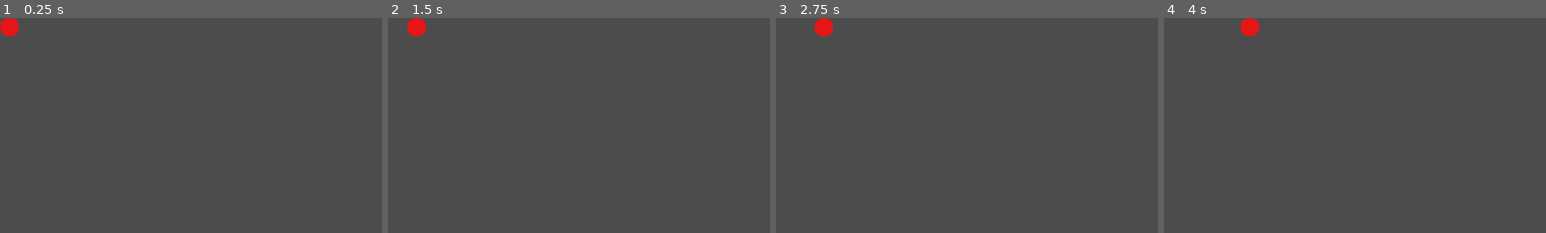
Above: before the commit, frames 1-4 (left to right).
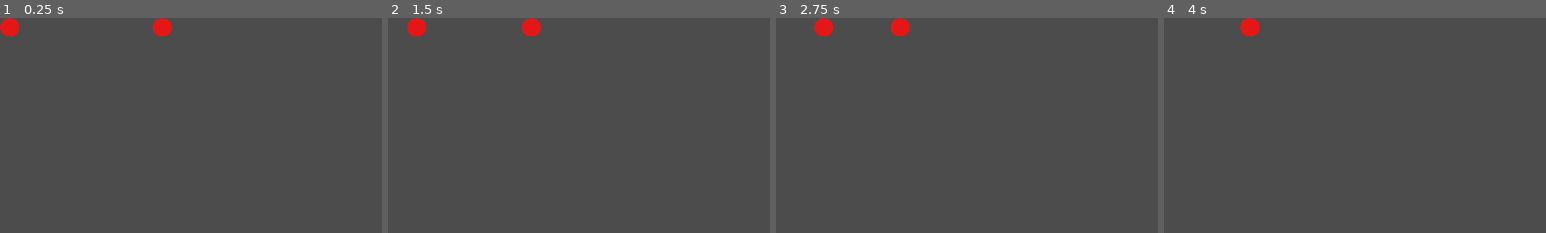
Above: after the commit, the same moments.

Repository: RNairn01/LD-51
Game: Godot game, scene res://scenes/screens/play_screen.tscn
Two runs of this game, one before a commit and one after it. Both use one fixed random seed, a clock stepped at 60 frames per second and the inputs below.
Inputs:
- Up to frame 1 (0.25 s): no input
- Up to frame 2 (1.5 s): tap Enter at 0.5 s; tap Space at 1.25 s
- Up to frame 3 (2.75 s): no input
- Up to frame 4 (4 s): tap Enter at 2.75 s; tap Space at 3.5 s
The pictures show only the part of the screen within x 0-50%, y 0-50%; the shares and areas given below are measured in that part.

The runs differ from the first frame. In frame 1, 0.4% of the frame differs, in the area x 40-45%, y 0-9%; in frame 2, 0.3%; in frame 3, 0.4%, in the area x 30-35%, y 0-9%; in frame 4, less than 0.1%.

Commit message:
Add basic collision detection

Diff:
--- a/scenes/screens/play_screen.tscn
+++ b/scenes/screens/play_screen.tscn
@@ -1,10 +1,6 @@
-[gd_scene load_steps=4 format=2]
+[gd_scene load_steps=2 format=2]
 
-[ext_resource path="res://assets/sprites/test_snail.png" type="Texture" id=1]
-[ext_resource path="res://scripts/snail_controller.gd" type="Script" id=2]
-
-[sub_resource type="RectangleShape2D" id=1]
-extents = Vector2( 13, 13 )
+[ext_resource path="res://scenes/snails/snail_normal.tscn" type="PackedScene" id=1]
 
 [node name="Node2D" type="Node2D"]
 
@@ -15,13 +11,8 @@
 anchor_mode = 0
 current = true
 
-[node name="SnailNormal" type="KinematicBody2D" parent="."]
-script = ExtResource( 2 )
+[node name="SnailNormal" parent="." instance=ExtResource( 1 )]
 
-[node name="SnailNormalSprite" type="Sprite" parent="SnailNormal"]
-texture = ExtResource( 1 )
-centered = false
-
-[node name="CollisionShape2D" type="CollisionShape2D" parent="SnailNormal"]
-position = Vector2( 16, 16 )
-shape = SubResource( 1 )
+[node name="SnailNormal2" parent="." instance=ExtResource( 1 )]
+position = Vector2( 256, 0 )
+snail_direction = Vector2( -1, 0 )
--- /dev/null
+++ b/scenes/snails/snail_normal.tscn
@@ -0,0 +1,18 @@
+[gd_scene load_steps=4 format=2]
+
+[ext_resource path="res://assets/sprites/test_snail.png" type="Texture" id=1]
+[ext_resource path="res://scripts/snail_controller.gd" type="Script" id=2]
+
+[sub_resource type="RectangleShape2D" id=1]
+extents = Vector2( 13, 13 )
+
+[node name="SnailNormal" type="Area2D"]
+script = ExtResource( 2 )
+
+[node name="SnailNormalSprite" type="Sprite" parent="."]
+texture = ExtResource( 1 )
+centered = false
+
+[node name="CollisionShape2D" type="CollisionShape2D" parent="."]
+position = Vector2( 16, 16 )
+shape = SubResource( 1 )
--- a/scripts/snail_controller.gd
+++ b/scripts/snail_controller.gd
@@ -1,4 +1,4 @@
-extends KinematicBody2D
+extends Area2D
 
 var tile_size = 32
 onready var timer = get_node("/root/Node2D/GlobalTimer")
@@ -8,10 +8,15 @@
 
 func _ready():
 	timer.connect("timeout", self, "_on_tick")
+	self.connect("area_entered", self, "_on_collide")
 
 func _on_tick():
 	print("tick")
-	position += snail_speed * snail_direction * tile_size
+	var move_target = snail_speed * snail_direction * tile_size
+	position += move_target
+
+func _on_collide(area: Area2D):
+	print("collide" + "-" + area.name)
 
 
 # Called every frame. 'delta' is the elapsed time since the previous frame.
